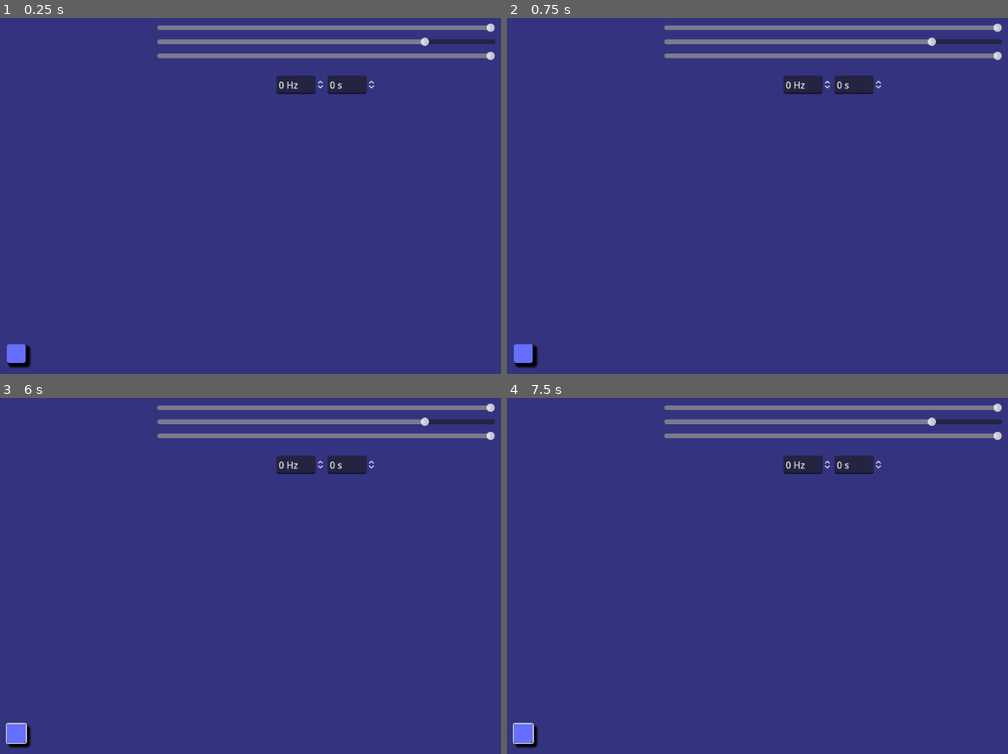
Above: before the commit, frames 1-4 (two rows, left to right).
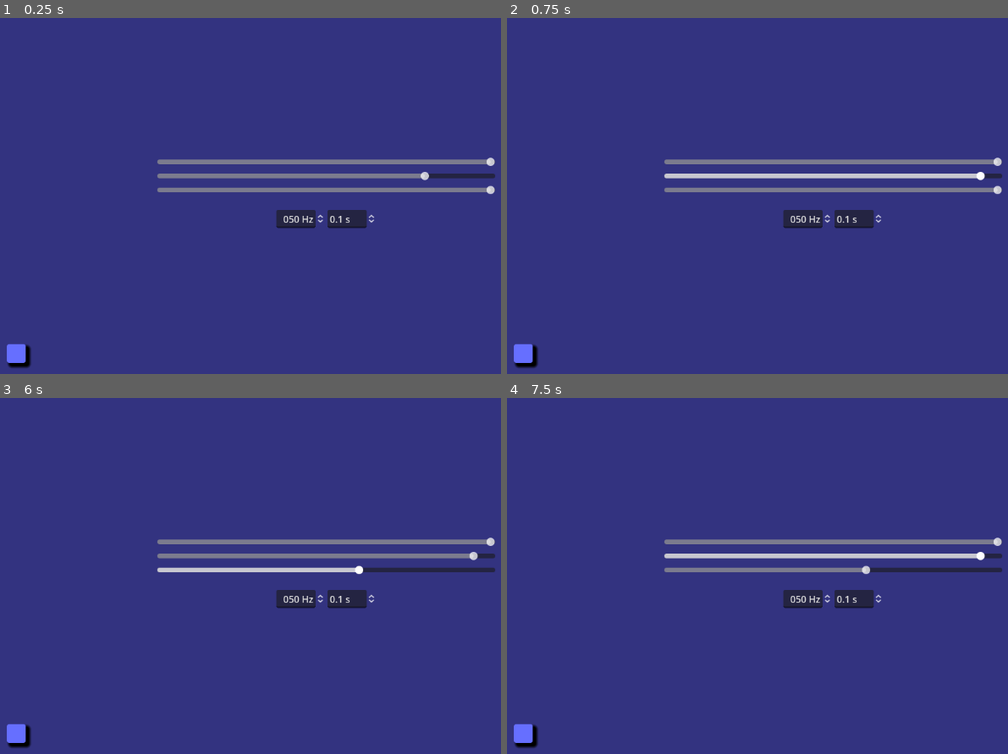
Above: after the commit, the same moments.

Repository: ViperZer0/minijam-179
Game: Godot game, scene res://scene/settings/settings.tscn
Two runs of this game, one before a commit and one after it. Both use one fixed random seed, a clock stepped at 60 frames per second and the inputs below. This scene is started directly instead of the project's main scene.
Inputs (mouse positions are in pixels of both pictures, inside the frame that each line leads up to):
- Up to frame 1 (0.25 s): no input
- Up to frame 2 (0.75 s): tap Enter at 0.5 s; move the mouse to (982, 171) at 0.52 s; hold Space (play) from 0.53 s (still down); click (982, 171) at 0.67 s
- Up to frame 3 (6 s): release Space (play) at 1.25 s; click "Back" at 1.25 s; drag from (190, 590) to (290, 647) at 2.02 s; move the mouse to (395, 487) at 2.77 s; click (395, 487) at 2.92 s; drag from (290, 647) to (125, 515) at 3.52 s; move the mouse to (outside the picture) at 4.27 s; click (outside the picture) at 4.42 s; drag from (125, 515) to (225, 476) at 5.02 s; move the mouse to (360, 572) at 5.77 s; click (360, 572) at 5.92 s
- Up to frame 4 (7.5 s): drag from (732, 476) to (697, 590) at 6.52 s; move the mouse to (982, 551) at 7.27 s; click (982, 551) at 7.42 s

The runs differ from the first frame. In frame 1, 7.2% of the frame differs, in the area x 31-99%, y 1-60%; in frame 2, 7.2%; in frame 3, 7.3%, in the area x 1-99%, y 1-98%; in frame 4, 7.2%.

Commit message:
Added settings to control sample rate and buffer size

Diff:
--- a/godot/component/audio_generator/audio_signal_generator.gd
+++ b/godot/component/audio_generator/audio_signal_generator.gd
@@ -34,7 +34,8 @@
 
 @onready var audio_player: AudioStreamPlayer = %AudioPlayer
 ## The sample rate is samples per second
-@onready var sample_rate: int = audio_player.stream.mix_rate
+var sample_rate: int
+
 @onready var state_machine: AdsrStateMachine = %ADSRStateMachine
 ## Current modified amplitude, from 0 to 1
 var current_amplitude: float = 0.0
@@ -50,6 +51,15 @@
 
 # The currently playing sound
 var playback: AudioStreamGeneratorPlayback
+
+func _ready():
+	# Connect to the AudioSignalGeneratorGlobalSettings for sample rate and buffer size
+	var global_settings: AudioSignalGeneratorGlobalSettingsService = ServiceProvider.get_service("AudioSignalGeneratorGlobalSettingsService")
+	sample_rate = global_settings.sample_rate
+	audio_player.stream.mix_rate = sample_rate
+	audio_player.stream.buffer_length = global_settings.buffer_length
+	global_settings.sample_rate_changed.connect(_on_sample_rate_changed)
+	global_settings.buffer_size_changed.connect(_on_buffer_length_changed)
 
 func _process(_delta: float):
 	if playback != null:
@@ -118,3 +128,10 @@
 		return 0.0
 
 	return cur_total / _max_amplitude * amplitude_scaling
+
+func _on_sample_rate_changed(sample_rate: int) -> void:
+	self.sample_rate = sample_rate
+	audio_player.stream.sample_rate = sample_rate
+
+func _on_buffer_length_changed(buffer_length: float) -> void:
+	audio_player.stream.buffer_length = buffer_length
--- a/godot/scene/settings/settings.gd
+++ b/godot/scene/settings/settings.gd
@@ -1,23 +1,28 @@
 extends MarginContainer
 class_name Settings
 
+@onready var global_settings: AudioSignalGeneratorGlobalSettingsService = ServiceProvider.get_service("AudioSignalGeneratorGlobalSettingsService")
 @onready var music_bus_idx: int = AudioServer.get_bus_index("Music")
 @onready var music_slider: HSlider = %MusicSlider
 @onready var tone_bus_idx: int = AudioServer.get_bus_index("GameTones")
 @onready var tone_slider: HSlider = %ToneSlider
 @onready var sfx_bus_idx: int = AudioServer.get_bus_index("SFX")
 @onready var sfx_slider: HSlider = %SFXSlider
+@onready var sample_rate_entry: SpinBox = %SampleRateEntry
+@onready var buffer_size_entry: SpinBox = %BufferSizeEntry
 
 func _ready():
 	music_slider.value = db_to_linear(AudioServer.get_bus_volume_db(music_bus_idx))
 	tone_slider.value = db_to_linear(AudioServer.get_bus_volume_db(tone_bus_idx))
 	sfx_slider.value = db_to_linear(AudioServer.get_bus_volume_db(sfx_bus_idx))
+	sample_rate_entry.value = global_settings.sample_rate
+	buffer_size_entry.value = global_settings.buffer_size
 
 func _on_buffer_size_entry_value_changed(value:float):
-	pass # Replace with function body.
+	global_settings.buffer_size = value
 
 func _on_sample_rate_entry_value_changed(value:float):
-	pass # Replace with function body.
+	global_settings.sample_rate = int(value)
 
 func _on_sfx_slider_value_changed(value:float):
 	AudioServer.set_bus_volume_db(sfx_bus_idx, linear_to_db(value))
--- a/godot/scene/settings/settings.tscn
+++ b/godot/scene/settings/settings.tscn
@@ -23,6 +23,7 @@
 
 [node name="VBoxContainer" type="VBoxContainer" parent="MarginContainer"]
 layout_mode = 2
+alignment = 1
 
 [node name="MusicLabel" type="Label" parent="MarginContainer/VBoxContainer"]
 layout_mode = 2
@@ -85,6 +86,11 @@
 [node name="SampleRateEntry" type="SpinBox" parent="MarginContainer/VBoxContainer/HBoxContainer/VBoxContainer"]
 unique_name_in_owner = true
 layout_mode = 2
+min_value = 1.0
+max_value = 44100.0
+value = 1.0
+rounded = true
+allow_greater = true
 suffix = "Hz"
 
 [node name="VBoxContainer2" type="VBoxContainer" parent="MarginContainer/VBoxContainer/HBoxContainer"]
@@ -98,9 +104,9 @@
 unique_name_in_owner = true
 layout_mode = 2
 max_value = 5.0
+step = 0.1
 allow_greater = true
 suffix = "s"
-custom_arrow_step = 0.1
 
 [node name="BackButton" parent="." instance=ExtResource("1_afute")]
 layout_mode = 2
--- /dev/null
+++ b/godot/services/audio_signal_generator_global_setting_service/audio_signal_generator_global_settings_service.gd
@@ -0,0 +1,27 @@
+extends Node
+class_name AudioSignalGeneratorGlobalSettingsService
+
+signal sample_rate_changed(sample_rate: int)
+signal buffer_size_changed(buffer_size: float)
+
+## Sample rate to generate, in Hz.
+## Higher is better but requires more computation.
+@export var sample_rate: int:
+	get:
+		return _sample_rate
+	set(value):
+		_sample_rate = value
+		sample_rate_changed.emit(value)
+
+var _sample_rate: int = 22050
+
+## Size of the buffer in seconds.
+## Smaller is faster but requires more computation
+@export var buffer_size: float:
+	get:
+		return _buffer_size
+	set(value):
+		_buffer_size = value
+		buffer_size_changed.emit(value)
+
+var _buffer_size: float = 0.1
--- /dev/null
+++ b/godot/services/audio_signal_generator_global_setting_service/audio_signal_generator_global_settings_service.tscn
@@ -0,0 +1,6 @@
+[gd_scene load_steps=2 format=3 uid="uid://22msa6wnwtal"]
+
+[ext_resource type="Script" path="res://services/audio_signal_generator_global_setting_service/audio_signal_generator_global_settings_service.gd" id="1_3g7ei"]
+
+[node name="AudioSignalGeneratorGlobalSettingsService" type="Node"]
+script = ExtResource("1_3g7ei")
--- a/godot/services/service_provider.tscn
+++ b/godot/services/service_provider.tscn
@@ -1,8 +1,9 @@
-[gd_scene load_steps=4 format=3 uid="uid://bgglvdk02ufxv"]
+[gd_scene load_steps=5 format=3 uid="uid://bgglvdk02ufxv"]
 
 [ext_resource type="Script" path="res://services/service_provider.gd" id="1_o85sh"]
 [ext_resource type="PackedScene" uid="uid://de7ojw5ixpoxw" path="res://services/save_visualizer_service/save_visualizer_service.tscn" id="2_03yu5"]
 [ext_resource type="PackedScene" uid="uid://o4ebxbmwrm13" path="res://services/scene_transition_service/scene_transition_service.tscn" id="3_kb7ca"]
+[ext_resource type="PackedScene" uid="uid://22msa6wnwtal" path="res://services/audio_signal_generator_global_setting_service/audio_signal_generator_global_settings_service.tscn" id="4_2u3ui"]
 
 [node name="ServiceProvider" type="Node"]
 script = ExtResource("1_o85sh")
@@ -13,3 +14,5 @@
 [node name="SaveVisualizerService" parent="Services" instance=ExtResource("2_03yu5")]
 
 [node name="SceneTransitionService" parent="Services" instance=ExtResource("3_kb7ca")]
+
+[node name="AudioSignalGeneratorGlobalSettingsService" parent="Services" instance=ExtResource("4_2u3ui")]
